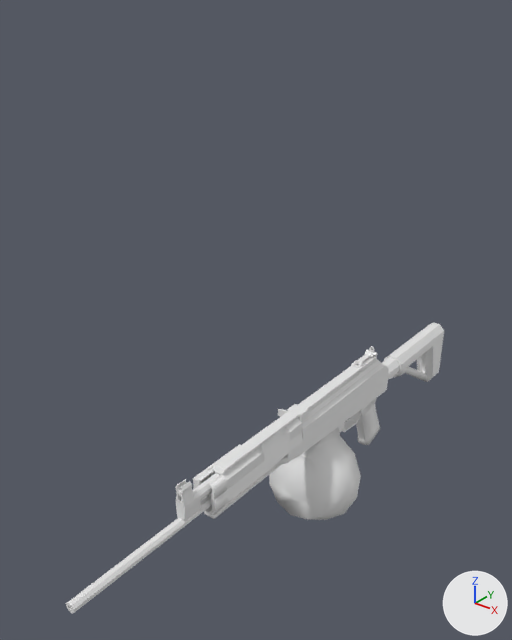
What one commit did to the Blender file rpk-16.blend.
The view is the same before and after, from a 50 mm lens placed at (9.06, -15.78, 13.46), pointed at (-1.08, -3.1, 5.6). Every picture has the same lights, and +X, +Y and +Z are marked at lower right. The first picture is the older version.

Before the edit, the objects in view are built like this:
```python
me_30mag_001 = bpy.data.meshes.new('30mag.001')
me_30mag_001.from_pydata(...)  # 1254 vertices, 1194 faces; spans x -314.0..364.0, y -427.0..709.0, z -2172.0..1891.0
ob_30mag = bpy.data.objects.new('30mag', me_30mag_001)
ob_30mag.location = (0.05, -1.72, 0.65)
ob_30mag.rotation_euler = (1.571, 0.0, 3.142)  # degrees (90, 0, 180)
ob_30mag.scale = (0.00392, 0.00392, 0.00392)
```
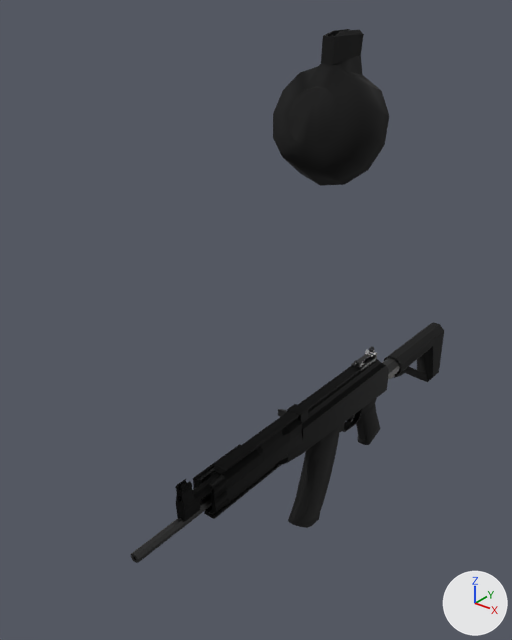
What differs and where, as boxes [x1, y1, x2, y2] in the pictures (512 x 640 px; the box of a moved part takes in the faces that stretch with it):
'30mag', reshaped (17% narrower, 83% taller): before [66, 322, 444, 614]; after [131, 29, 444, 563]
part 1 of me_30mag_001, added (black): after [273, 29, 389, 186]
part 2 of me_30mag_001, moved or reshaped: before [269, 427, 361, 520]; after [288, 427, 339, 528]
part 3 of me_30mag_001, moved or reshaped: before [66, 492, 212, 614]; after [131, 492, 212, 563]
part 4 of me_30mag_001, recoloured (white to black): [175, 359, 386, 522] in both
part 5 of me_30mag_001, recoloured (white to black): [356, 322, 444, 445] in both
part 6 of me_30mag_001, recoloured: before [66, 346, 400, 614]; after [131, 346, 400, 563]

Diff of the bpy script that builds the scene:
```diff
--- a/rpk-16.blend.py
+++ b/rpk-16.blend.py
@@ mat_metal @@
+mat_metal = principled_material('metal')
+mat_metal.base_color = (0.0619, 0.0619, 0.0619)  # dark grey #464646
+mat_metal.metallic = 1.0
+mat_metal.roughness = 0.365
@@ mat_metalgry @@
+mat_metalgry = principled_material('metalgry')
+mat_metalgry.base_color = (0.00908, 0.00908, 0.00908)  # black #181818
+mat_metalgry.metallic = 1.0
+mat_metalgry.roughness = 0.608
@@ mat_brass @@
+mat_brass = principled_material('brass')
+mat_brass.base_color = (0.462, 0.381, 0.0545)  # yellow #b5a642
+mat_brass.metallic = 1.0
+mat_brass.roughness = 0.257
@@ mat_polymergry @@
+mat_polymergry = principled_material('polymergry')
+mat_polymergry.base_color = (0.0, 0.0, 0.0)  # black #000000
+mat_polymergry.roughness = 0.95
@@ me_30mag_001 @@
 # used by ob_30mag; location = (0.05, -1.72, 0.65); rotation_euler = (1.571, 0.0, 3.142), in degrees (90, 0, 180); scale = (0.00392, 0.00392, 0.00392)
-me_30mag_001.from_pydata(...)  # 1254 vertices, 1194 faces; spans x -314.0..364.0, y -427.0..709.0, z -2172.0..1891.0
+me_30mag_001.from_pydata(...)  # 1426 vertices, 1571 faces; spans x -314.0..364.0, y -457.0..2990.0, z -1742.0..1891.0
+# me_30mag_001 part 1: a new loose piece of 101 vertices spanning x -314.0..364.0, y 2123.0..2990.0, z -262.0..238.0, in mat_polymergry (black #000000)
+# me_30mag_001 part 2: 6 vertices moved from x -41.0..64.0, y 194.0..304.0, z -68.0..208.0 to x -41.0..64.0, y 194.0..311.0, z -66.0..209.0; 69 vertices removed from x -314.0..364.0, y -427.0..257.0, z -262.0..219.0; 112 vertices added at x -49.0..72.0, y -457.0..439.0, z -281.0..218.0
+# me_30mag_001 part 3: 16 vertices moved from x -19.0..42.0, y 420.0..475.0, z -2172.0 to x -19.0..42.0, y 420.0..475.0, z -1742.0
+# me_30mag_001 part 4: 529 faces spanning x -72.0..112.0, y 141.0..705.0, z -1385.0..883.0 switch from no material to mat_metalgry (black #181818)
+# me_30mag_001 part 5: 86 faces spanning x -69.0..91.0, y -166.0..464.0, z -66.0..1891.0 switch from no material to mat_polymergry (black #000000)
+# me_30mag_001 part 6: 241 faces spanning x -56.0..216.0, y 141.0..709.0, z -1742.0..1579.0 switch from no material to mat_metal (dark grey #464646)
+# other edits to the shape of me_30mag_001 do not show in these pictures
+me_30mag_001.materials.append(mat_brass)  # yellow #b5a642
```
